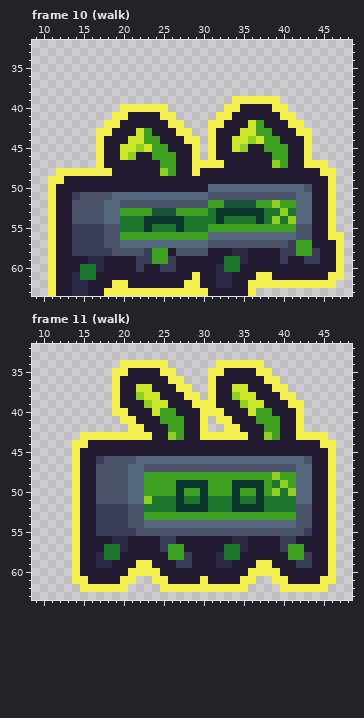
File history of a pixel-art file, assets/player/player.ase. Above is the file before it was changed.
64x64 pixels, 18 frames. Shown: frame 10 (walk): x 9..48, y 32..63; frame 11 (walk): x 9..48, y 32..63. The old version is drawn lined up with the new one. The commit also changed other frames, which this record leaves out.
New version:
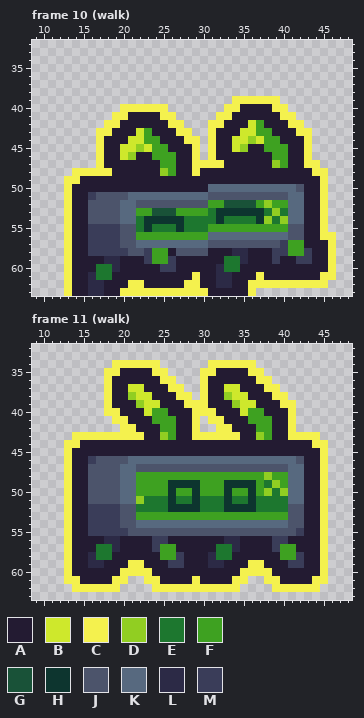
Palette (. is transparent): A #231b32  B #cee82c  C #f4f14e  D #91ce22  E #1d772f  F #3ea121  G #195238  H #0d352f  J #4c546b  K #57697f  L #2c2a46  M #3a3d59
From old to new:
whole drawing moved by +3,+0 (the old picture is shown already moved)
Frame 10 (walk):
y 47: x 45 C -> .
y 48: x 12..13 CC -> ..; x 44 A -> C; x 46 C -> .
y 49: x 11..14 CCAA -> ..CC; x 45..46 AC -> C.
y 50: x 11..13 CAA -> ..C; x 42..43 KJ -> JA; x 45..46 AC -> C.
y 51: x 11..16 CAAMJJ -> ..CAAM; x 19..20 KK -> JJ; x 41 J -> K; x 43 K -> A; x 45..46 AC -> C.
y 52: x 11..15 CAAJJ -> ..CAA; x 18..21 KKJJ -> JJKK; x 38..39 FD -> DF; x 41 F -> K; x 43 K -> A; x 45..46 AC -> C.
y 53: x 11..15 CAAJJ -> ..CAA; x 18..21 KKFF -> JJKK; x 39..41 EDE -> DEK; x 43 K -> A; x 45..46 AC -> C.
y 54: x 11..15 CAAJJ -> ..CAA; x 18..21 KKEE -> JJKK; x 38..41 EDED -> DEDK; x 43 K -> A; x 45..46 AC -> C.
y 55: x 11..15 CAAMM -> ..CAA; x 18..21 JJEE -> MMJJ; x 41 F -> J; x 43 J -> A; x 45..46 AC -> C.
y 56: x 11..15 CAAMM -> ..CAA; x 18..21 JJFF -> MMJJ; x 41 K -> J; x 43 J -> A; x 45 A -> C; x 47 C -> .
y 57: x 11..15 CAAMM -> ..CAA; x 18..21 JJKK -> MMJJ; x 40..41 JM -> MF; x 43 F -> A; x 46..47 AC -> C.
y 58: x 11..15 CAAMM -> ..CAA; x 19..20 JJ -> MM; x 39 A -> M; x 41 M -> F; x 43..44 FM -> MA; x 46..47 AC -> C.
y 59: x 11..13 CAA -> ..C; x 16..19 LLAA -> AALL; x 22 M -> A; x 39..40 AM -> MA; x 42 A -> M; x 44 M -> A; x 46..47 AC -> C.
y 60: x 11..13 CAA -> ..C; x 15..19 EELAA -> AAEEL; x 22 M -> A; x 46..47 AC -> C.
y 61: x 11..18 CAALEEAA -> ..CAALEE; x 38 C -> A; x 45 A -> C; x 47 C -> .
y 62: x 11..17 CAALLAA -> ..CAALL; x 19..22 CCAA -> AACC; x 46 C -> .
y 63: x 11..19 CAALLAACC -> ..CAALLAA
Frame 11 (walk):
y 34: x 19 . -> C; x 25 C -> .; x 31 . -> C; x 37 C -> .
y 35: x 18 . -> C; x 20 C -> A; x 24 A -> C; x 26 C -> .; x 30 . -> C; x 32 C -> A; x 36 A -> C; x 38 C -> .
y 36: x 18..19 .C -> CA; x 25 A -> C; x 27 C -> .; x 30..31 .C -> CA; x 37 A -> C; x 39 C -> .
y 37: x 18..19 .C -> CA; x 21 A -> B; x 23 B -> A; x 26 A -> C; x 28 C -> .; x 30..31 .C -> CA; x 33 A -> B; x 35 B -> A; x 38 A -> C; x 40 C -> .
y 38: x 18..19 .C -> CA; x 21..22 AD -> DB; x 24 B -> A; x 27 A -> C; x 29..31 C.C -> .CA; x 33..34 AD -> DB; x 36 B -> A; x 39 A -> C; x 41 C -> .
y 39: x 18..19 .C -> CA; x 22..23 AD -> DB; x 25 B -> A; x 28 A -> C; x 31 C -> A; x 34..35 AD -> DB; x 37 B -> A; x 40 A -> C; x 42 C -> .
y 40: x 18 . -> C; x 20 C -> A; x 23..24 AB -> BF; x 26 F -> A; x 29 A -> C; x 32 C -> A; x 35..36 AB -> BF; x 38 F -> A; x 41..42 AC -> C.
y 41: x 19 . -> C; x 21 C -> A; x 24 A -> F; x 27 F -> A; x 29..31 AC. -> C.C; x 33 C -> A; x 36 A -> F; x 39 F -> A; x 41..42 AC -> C.
y 42: x 20 . -> C; x 22 C -> A; x 25 A -> F; x 27 F -> A; x 29..30 AC -> C.; x 32 . -> C; x 34 C -> A; x 37 A -> F; x 39 F -> A; x 41..42 AC -> C.
y 43: x 14 . -> C; x 23 C -> A; x 25..27 ADF -> DFA; x 29 A -> C; x 35 C -> A; x 37..39 ADF -> DFA; x 41 A -> C; x 45 C -> .
y 44: x 13 . -> C; x 15 C -> A; x 44 A -> C; x 46 C -> .
y 45: x 13..14 .C -> CA; x 45..46 AC -> C.
y 46: x 13..14 .C -> CA; x 16..17 AM -> MJ; x 21 J -> K; x 42..43 KJ -> JA; x 45..46 AC -> C.
y 47: x 13..14 .C -> CA; x 16 A -> J; x 20 J -> K; x 22 K -> J; x 41 J -> K; x 43 K -> A; x 45..46 AC -> C.
y 48: x 13..14 .C -> CA; x 16 A -> J; x 20 J -> K; x 22 K -> F; x 38..39 FD -> DF; x 41 F -> K; x 43 K -> A; x 45..46 AC -> C.
y 49: x 13..14 .C -> CA; x 16 A -> J; x 20 J -> K; x 22 K -> F; x 26 F -> H; x 30 H -> F; x 33 F -> H; x 37..41 HFEDF -> FEDFK; x 43 K -> A; x 45..46 AC -> C.
y 50: x 13..14 .C -> CA; x 16 A -> J; x 20 J -> K; x 22 K -> F; x 26..27 FH -> HF; x 29..30 FH -> HF; x 33..34 FH -> HF; x 36..41 FHFDED -> HFDEDK; x 43 K -> A; x 45..46 AC -> C.
y 51: x 13..14 .C -> CA; x 16 A -> J; x 20 J -> K; x 22..23 KD -> DE; x 26..27 EH -> HE; x 29..30 EH -> HE; x 33..34 EH -> HE; x 36..37 EH -> HE; x 41 E -> K; x 43 K -> A; x 45..46 AC -> C.
y 52: x 13..14 .C -> CA; x 16 A -> M; x 20 M -> J; x 22 J -> E; x 26 E -> H; x 30 H -> E; x 33 E -> H; x 37 H -> E; x 41 E -> J; x 43 J -> A; x 45..46 AC -> C.
y 53: x 13..14 .C -> CA; x 16 A -> M; x 20 M -> J; x 22 J -> F; x 41 F -> J; x 43 J -> A; x 45..46 AC -> C.
y 54: x 13..14 .C -> CA; x 16 A -> M; x 20 M -> J; x 22 J -> K; x 41 K -> J; x 43 J -> A; x 45..46 AC -> C.
y 55: x 13..14 .C -> CA; x 16 A -> M; x 21 M -> J; x 42..43 JM -> MA; x 45..46 AC -> C.
y 56: x 13..14 .C -> CA; x 18 A -> L; x 20 L -> A; x 24 A -> M; x 26 M -> A; x 33 A -> L; x 35 L -> A; x 39 A -> M; x 41 M -> A; x 45..46 AC -> C.
y 57: x 13..14 .C -> CA; x 17 A -> E; x 19..20 EL -> LA; x 24..25 AM -> MF; x 27 F -> A; x 32 A -> E; x 34..35 EL -> LA; x 39..40 AM -> MF; x 42 F -> A; x 45..46 AC -> C.
y 58: x 13..14 .C -> CA; x 16..17 AL -> LE; x 19 E -> A; x 25 A -> F; x 27..28 FM -> MA; x 31..32 AL -> LE; x 34 E -> A; x 40 A -> F; x 42..43 FM -> MA; x 45..46 AC -> C.
y 59: x 13..14 .C -> CA; x 16 A -> L; x 18 L -> A; x 21 A -> C; x 23 C -> A; x 26 A -> M; x 28 M -> A; x 31 A -> L; x 33 L -> A; x 36 A -> C; x 38 C -> A; x 41 A -> M; x 43 M -> A; x 45..46 AC -> C.
y 60: x 13..14 .C -> CA; x 20 A -> C; x 24 C -> A; x 35 A -> C; x 39 C -> A; x 45..46 AC -> C.
y 61: x 13 . -> C; x 15 C -> A; x 19 A -> C; x 21 C -> .; x 23 . -> C; x 25 C -> A; x 29..30 AC -> CA; x 34 A -> C; x 36 C -> .; x 38 . -> C; x 40 C -> A; x 44 A -> C; x 46 C -> .
y 62: x 14 . -> C; x 20 C -> .; x 24 . -> C; x 35 C -> .; x 39 . -> C; x 45 C -> .
